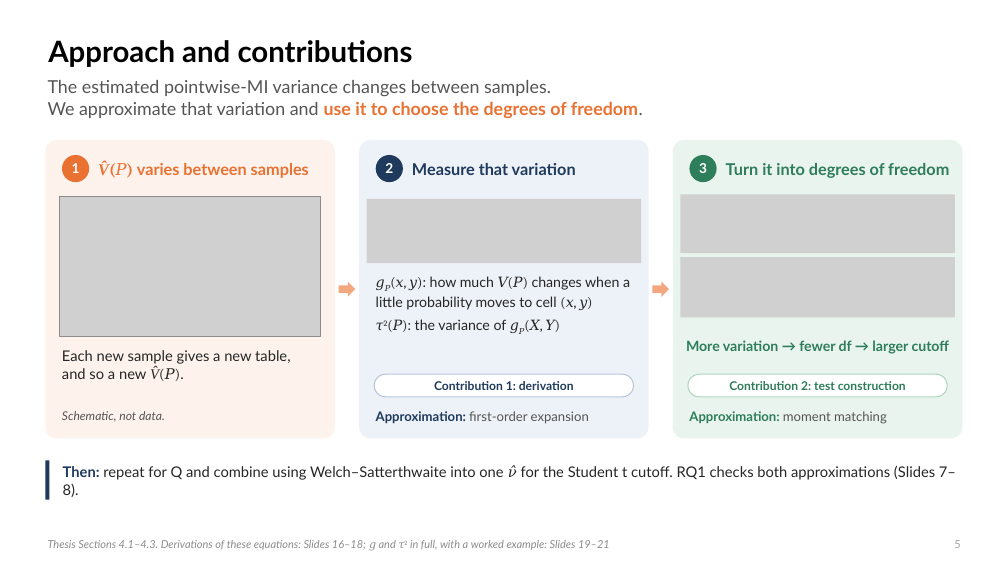
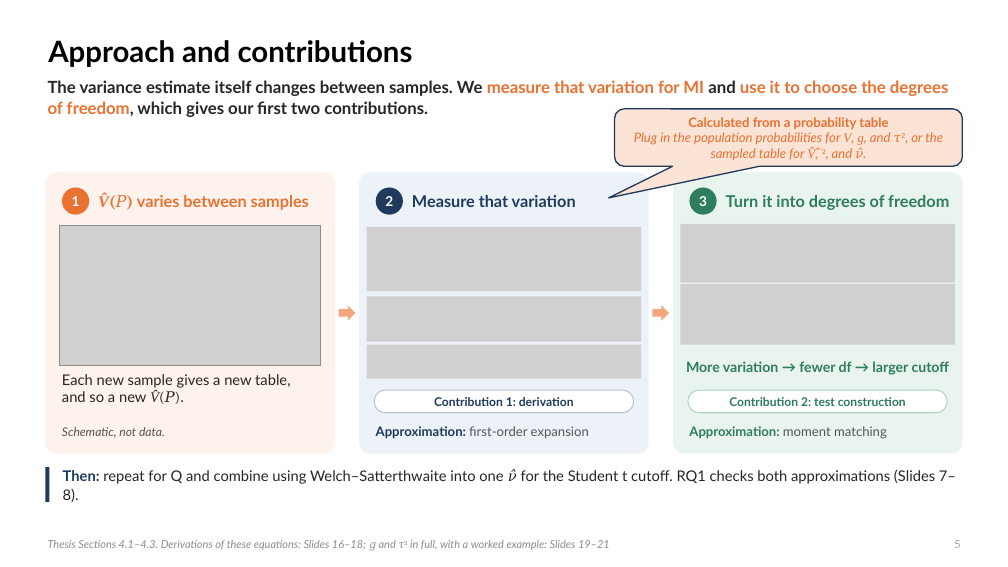
Before and after one commit to dzhao61/MCSResearchSimulations, a slide deck: slide 5 of Thesis Presentation/Daniel_Zhao_Welch_MI_Presentation_Final.pptx. Drawn at 1008x567 pixels with LibreOffice and Linux fonts; fonts in the diff are those of the drawing; grey boxes stand for pictures. Boxes give left, top, right and bottom in pixels: in the first picture for what was removed or moved away, otherwise in the second. Text is boxed around its words. In the diff, an @@ line names an element or a change of style, - is before the commit and + after.

```diff
--- a/Thesis Presentation/Daniel_Zhao_Welch_MI_Presentation_Final.pptx
+++ b/Thesis Presentation/Daniel_Zhao_Welch_MI_Presentation_Final.pptx
@@ text at (48,80,949,117): text changed; size 17 to 16 pt; text colour #555555 to #262626; bold on @@
-The estimated pointwise-MI variance changes between samples.
-We approximate that variation and use it to choose the degrees of freedom.
+The variance estimate itself changes between samples. We measure that variation for MI and use it to choose the degrees of freedom, which gives our first two contributions.
@@ rounded speech box added at (615,109,963,166), fill #FBE3D6, outline #1F3A5C 1.25 pt, 12.5 pt, text #E97132, italic @@
+Calculated from a probability table
+Plug in the population probabilities for V, g, and 𝜏 2, or the sampled table for V̂, 𝜏̂ 2, and 𝜈̂.
@@ rounded rectangle: place and size @@
-rounded rectangle at (45,140,335,439)
+rounded rectangle at (45,172,335,454)
@@ rounded rectangle: place and size @@
-rounded rectangle at (359,140,649,439)
+rounded rectangle at (359,172,649,454)
@@ rounded rectangle: place and size @@
-rounded rectangle at (673,140,963,439)
+rounded rectangle at (673,172,963,454)
@@ picture removed at (681,194,955,253) @@
@@ 3 ellipses, 3 texts: place and size @@
-3 ellipses, 3 texts at (62,155,949,182)
+3 ellipses, 3 texts at (62,188,949,215)
@@ picture: place and size @@
-picture at (60,197,321,337)
+picture at (60,225,321,365)
@@ picture: place and size @@
-picture at (367,199,641,263)
+picture at (367,227,641,291)
@@ picture added at (681,224,955,283) @@
@@ picture added at (367,296,641,342) @@
@@ text removed at (376,276,630,330) @@
-𝑔𝑃(𝑥, 𝑦): how much 𝑉(𝑃) changes when a little probability moves to cell (𝑥, 𝑦)
-𝜏2(𝑃): the variance of 𝑔𝑃(𝑋, 𝑌)
@@ 2 right arrows, 1 picture: place and size @@
-2 right arrows, 1 picture at (339,257,955,318)
+2 right arrows, 1 picture at (339,284,955,345)
@@ picture added at (367,345,641,379) @@
@@ text "More variation → fewer df ...": place and size @@
-text "More variation → fewer df ..." at (686,340,950,354)
+text "More variation → fewer df ..." at (686,361,950,375)
@@ text "Each new sample gives a ...": place and size @@
-text "Each new sample gives a ..." at (62,350,290,379)
+text "Each new sample gives a ..." at (62,374,290,402)
@@ 3 texts, 2 rounded rectangles: place and size @@
-3 texts, 2 rounded rectangles at (62,374,948,424)
+3 texts, 2 rounded rectangles at (62,390,948,439)
@@ rectangle: place and size @@
-rectangle at (45,461,50,500)
+rectangle at (45,467,50,502)
@@ text "Then: repeat for Q and ...": place and size @@
-text "Then: repeat for Q and ..." at (63,465,956,497)
+text "Then: repeat for Q and ..." at (63,469,956,502)
```
Also in this commit, not shown: 22 other slides changed, 9 other files.
